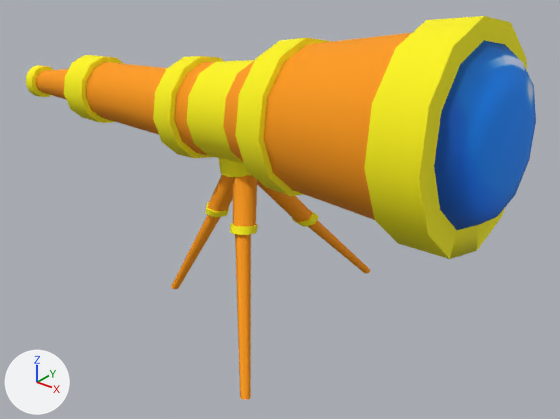
The FBX model Assets/3D/Interactive/Spyglass.FBX, before and after one commit.
One viewpoint serves both versions: a 50 mm lens placed at (1.257, -1.435, 1.233), pointed at (0.079, 0.038, 0.32). The axes (+X, +Y, +Z) are drawn at lower left. The lights are the same throughout. Where no turn or scale is listed for an object, it has been applied to the vertices.

Objects in the first picture: 'Spyglass', 'SpyglassBase'.
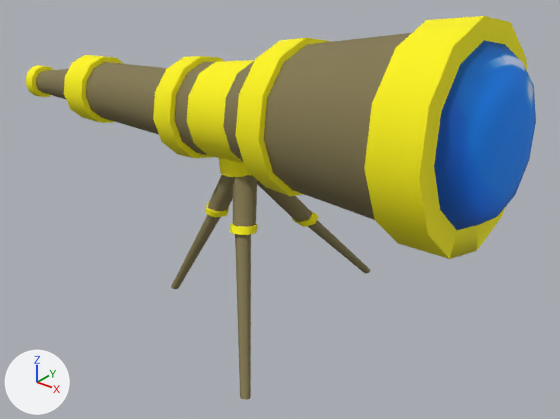
The change, as JSON lines over the scene's bpy script:
```json
{"op": "set", "path": "mat_tela.base_color", "old": "(1.0, 0.329, 0.0)", "new": "(0.227, 0.188, 0.0824)", "note": "orange #ff9b00 -> yellow #837851"}
```

Pixel boxes (x1, y1, x2, y2) of what changed, in the pictures (560 x 419 px):
```json
{"object": "Spyglass", "change": "recoloured", "before": [30, 32, 414, 222], "after": [30, 32, 414, 222], "on screen": "orange to yellow"}
{"object": "SpyglassBase", "change": "recoloured", "before": [171, 175, 370, 400], "after": [171, 175, 370, 400], "on screen": "orange to yellow"}
```
